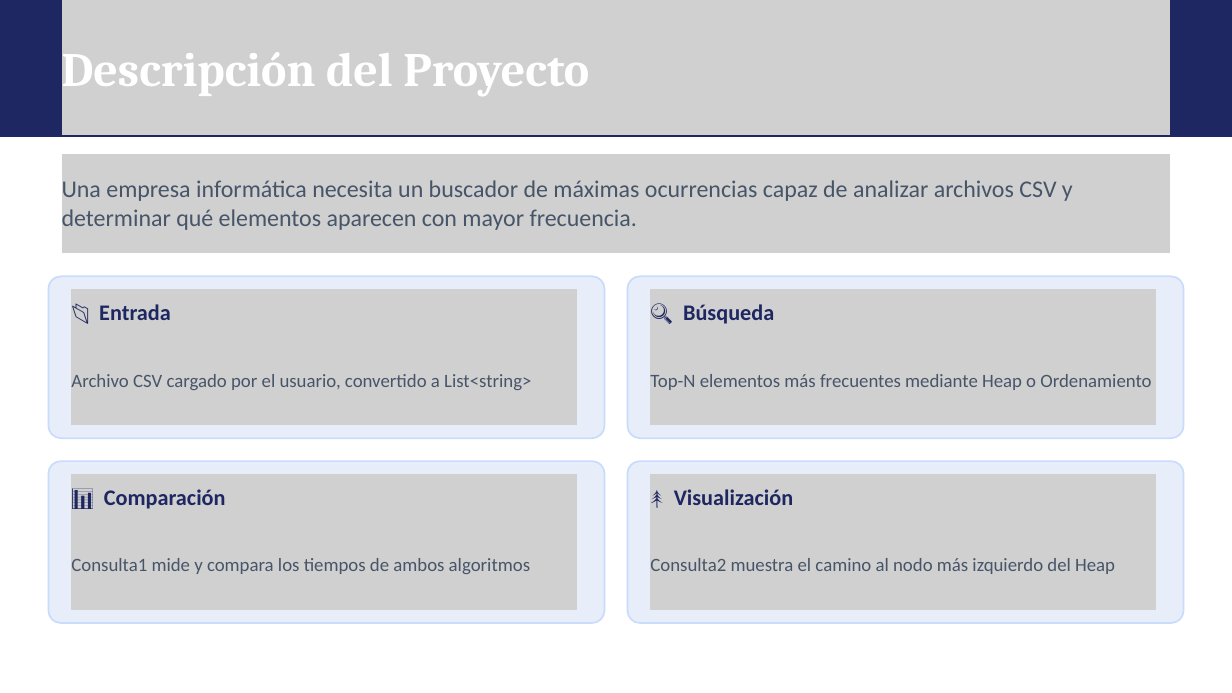
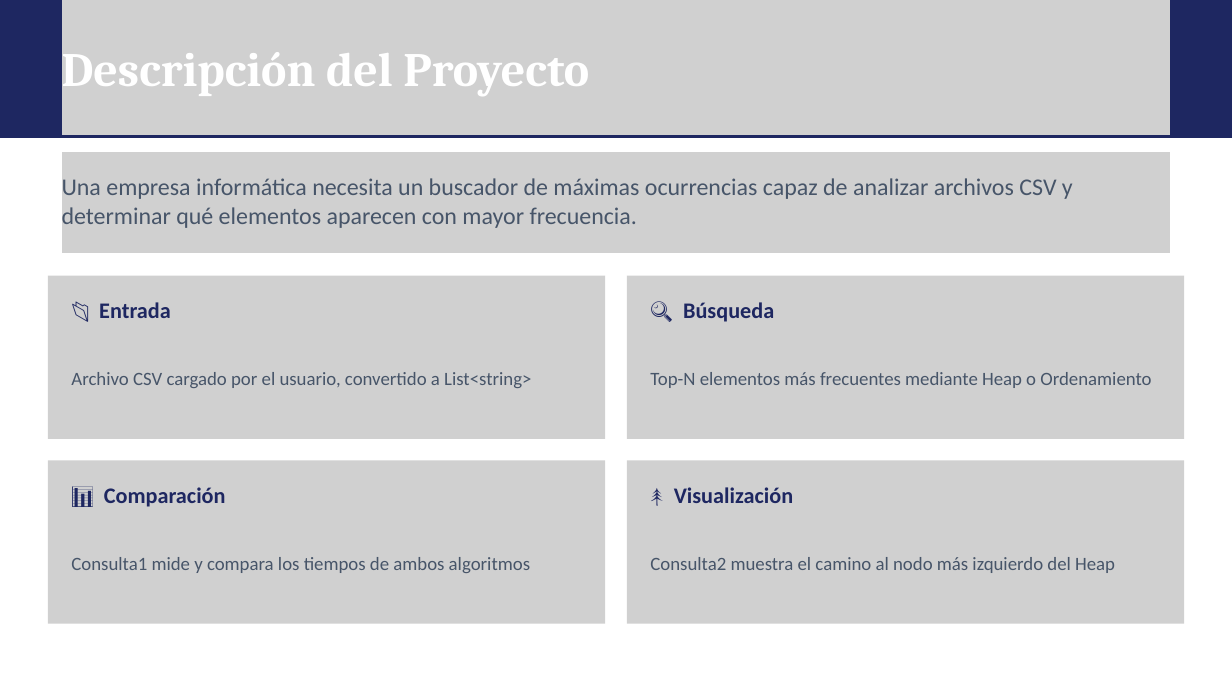
Before and after one commit to Axel32456/trabajo-final-algoritmos, a slide deck: slide 2 of Presentación TP Final.pptx. Drawn at 1232x693 pixels with LibreOffice and Linux fonts; fonts in the diff are those of the drawing; grey boxes stand for pictures. Boxes give left, top, right and bottom in pixels: in the first picture for what was removed or moved away, otherwise in the second. Text is boxed around its words. In the diff, an @@ line names an element or a change of style, - is before the commit and + after.

Commit message:
Presentación Final

```diff
--- a/Presentación TP Final.pptx
+++ b/Presentación TP Final.pptx
@@ picture added at [62, 152, 1170, 253] @@
@@ picture added at [48, 276, 606, 439] @@
@@ freeform shape removed at [49, 277, 605, 439] @@
@@ picture added at [71, 286, 577, 336] @@
@@ picture added at [627, 276, 1185, 439] @@
@@ freeform shape removed at [628, 277, 1184, 439] @@
@@ picture added at [650, 286, 1156, 336] @@
@@ picture added at [71, 334, 577, 425] @@
@@ picture added at [650, 334, 1156, 425] @@
@@ picture added at [48, 461, 606, 624] @@
@@ freeform shape removed at [49, 461, 605, 623] @@
@@ picture added at [71, 471, 577, 521] @@
@@ picture added at [627, 461, 1185, 624] @@
@@ freeform shape removed at [628, 461, 1184, 623] @@
@@ picture added at [650, 471, 1156, 521] @@
@@ picture added at [71, 519, 577, 610] @@
@@ picture added at [650, 519, 1156, 610] @@
```
Also in this commit, not shown: 8 other slides changed, 2 slides added.
